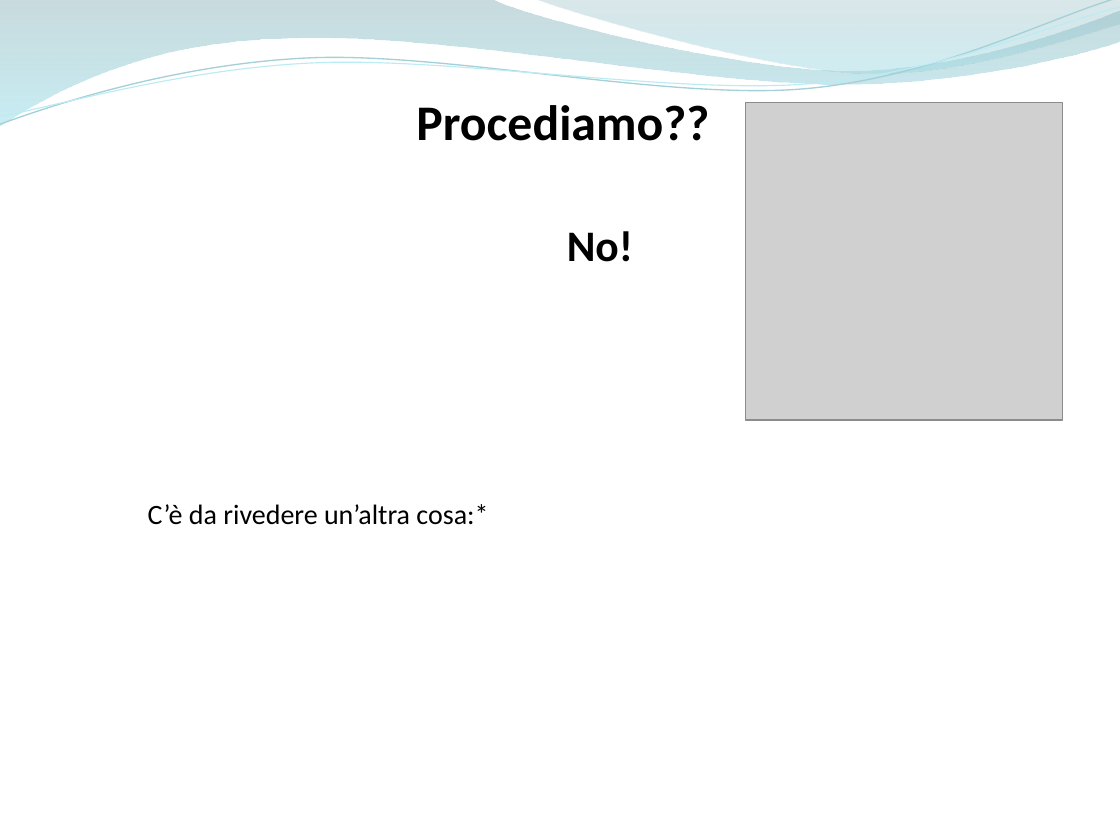
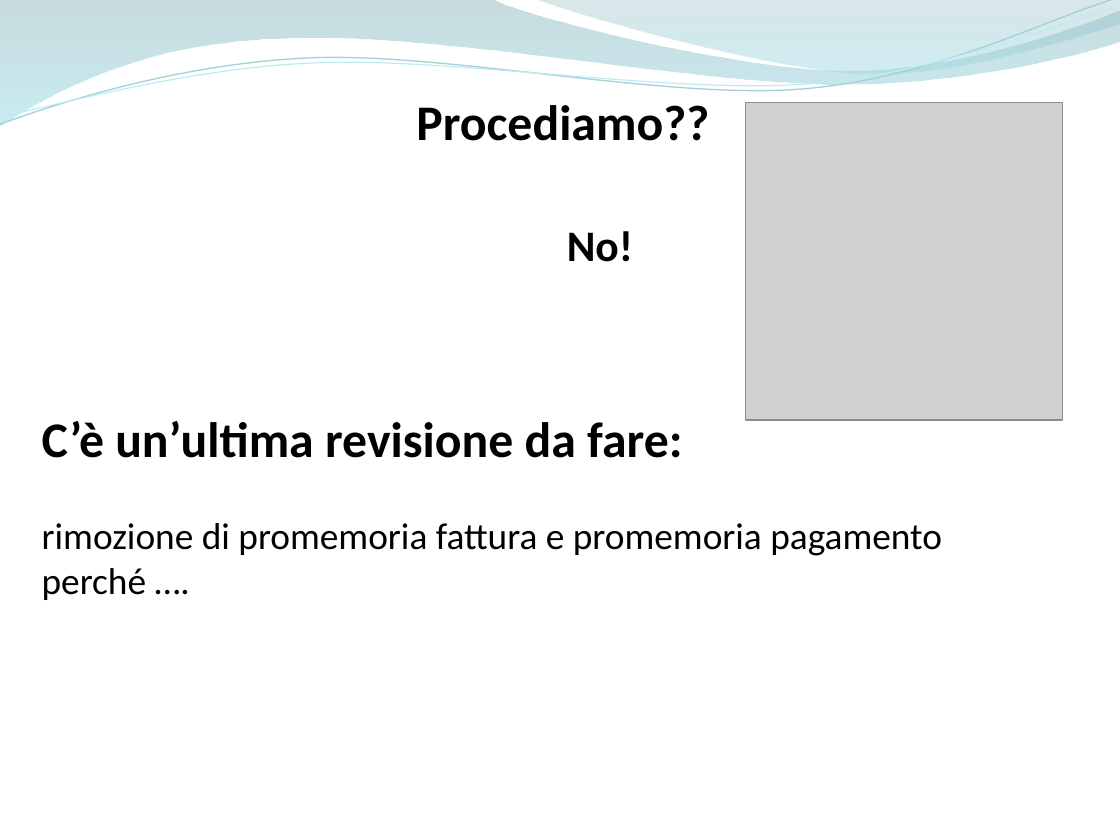
Before and after one commit to ammirate/at-silo, a slide deck: slide 9 of Presentazione/Atsilo2/Parisi/Atsilo_M_Parisi.pptx. Drawn at 1120x840 pixels with LibreOffice and Linux fonts; fonts in the diff are those of the drawing; grey boxes stand for pictures. Boxes give left, top, right and bottom in pixels: in the first picture for what was removed or moved away, otherwise in the second. Text is boxed around its words. In the diff, an @@ line names an element or a change of style, - is before the commit and + after.

```diff
--- a/Presentazione/Atsilo2/Parisi/Atsilo_M_Parisi.pptx
+++ b/Presentazione/Atsilo2/Parisi/Atsilo_M_Parisi.pptx
@@ text at <box>42,421,942,600</box>: text changed; size 18 to 24 pt @@
-C’è da rivedere un’altra cosa:*
+C’è un’ultima revisione da fare:
+rimozione di promemoria fattura e promemoria pagamento perché ….
```
Also in this commit, not shown: 5 other slides changed, 2 slides added.
